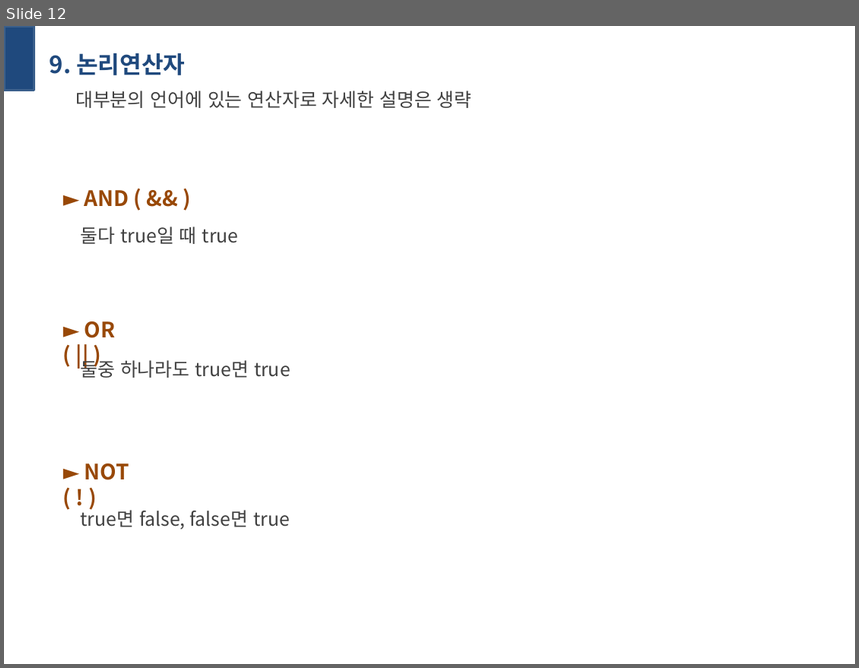
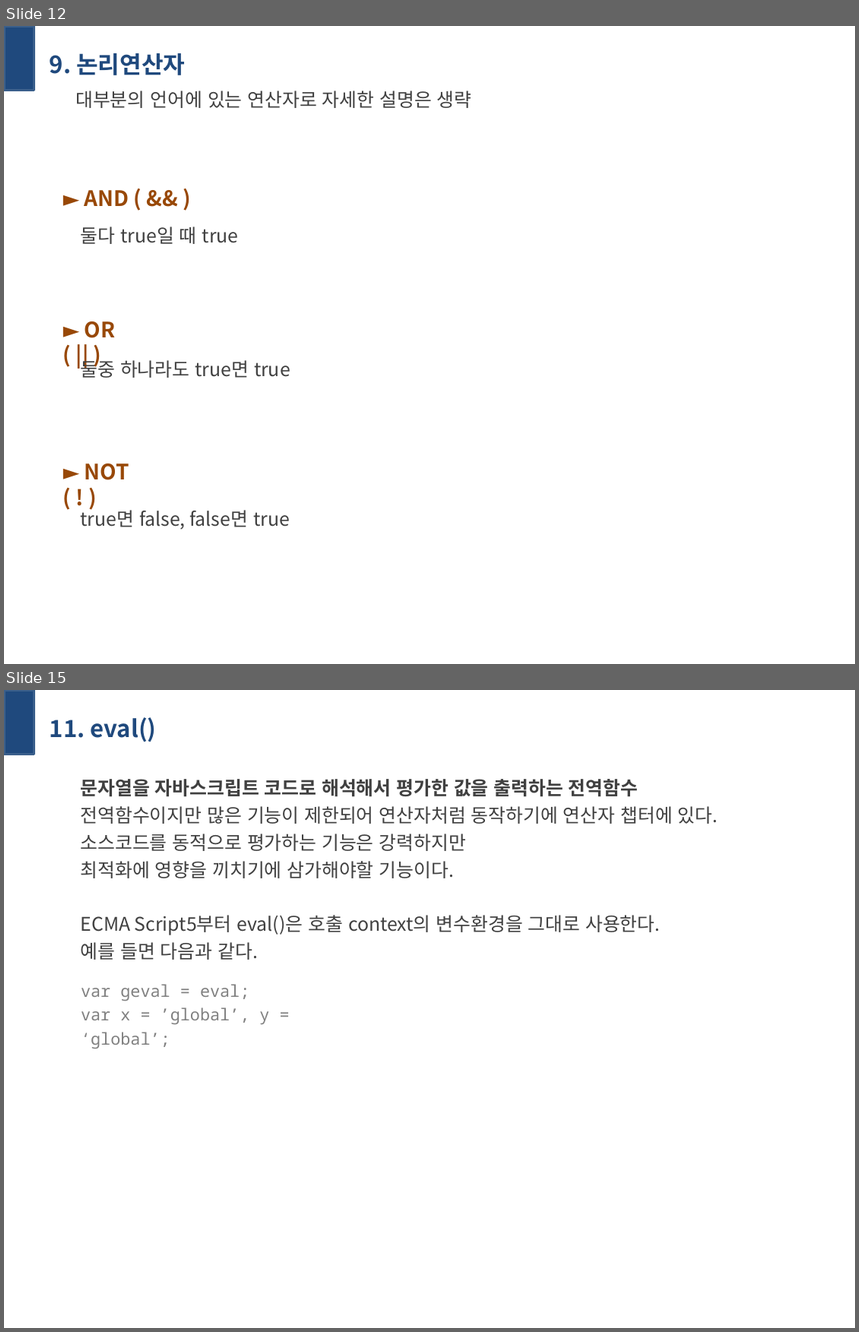
Before and after one commit to primrose201/studyspace, a slide deck: Javascript_Perfect_Guide/week02_c04.pptx. Shown one above the other, each under a label of ours: slide 12 before the commit, slides 12 and 15 after it; the slides between them are not shown. The pictures are 859x668 and 859x1332 pixels, drawn with LibreOffice and Linux fonts; fonts in the diff are those of the drawing. Boxes give left, top, right and bottom in pixels: in the first picture for what was removed or moved away, otherwise in the second. Text is boxed around its words. In the diff, an @@ line names an element or a change of style, - is before the commit and + after.

```diff
--- a/Javascript_Perfect_Guide/week02_c04.pptx
+++ b/Javascript_Perfect_Guide/week02_c04.pptx
@@ slide 15 added at (4,690,855,1328), background #FFFFFF @@
@@ rectangle added at (4,690,34,755), fill #1F497D, outline #3A5F8C 2 pt @@
@@ title added at (50,717,157,742), 20 pt, text #1F497D, bold @@
+11. eval()
@@ text added at (81,779,718,960), 16 pt, text #404040 @@
+문자열을 자바스크립트 코드로 해석해서 평가한 값을 출력하는 전역함수
+전역함수이지만 많은 기능이 제한되어 연산자처럼 동작하기에 연산자 챕터에 있다.
+소스코드를 동적으로 평가하는 기능은 강력하지만
+최적화에 영향을 끼치기에 삼가해야할 기능이다.
+ECMA Script5부터 eval()은 호출 context의 변수환경을 그대로 사용한다.
+예를 들면 다음과 같다.
@@ text added at (81,984,269,1049), 14 pt, text #808080 @@
+var geval = eval;
+var x = ’global’, y = ‘global’;
```
Also in this commit, not shown: 1 slide changed, 2 other slides added, 2 slides removed.
